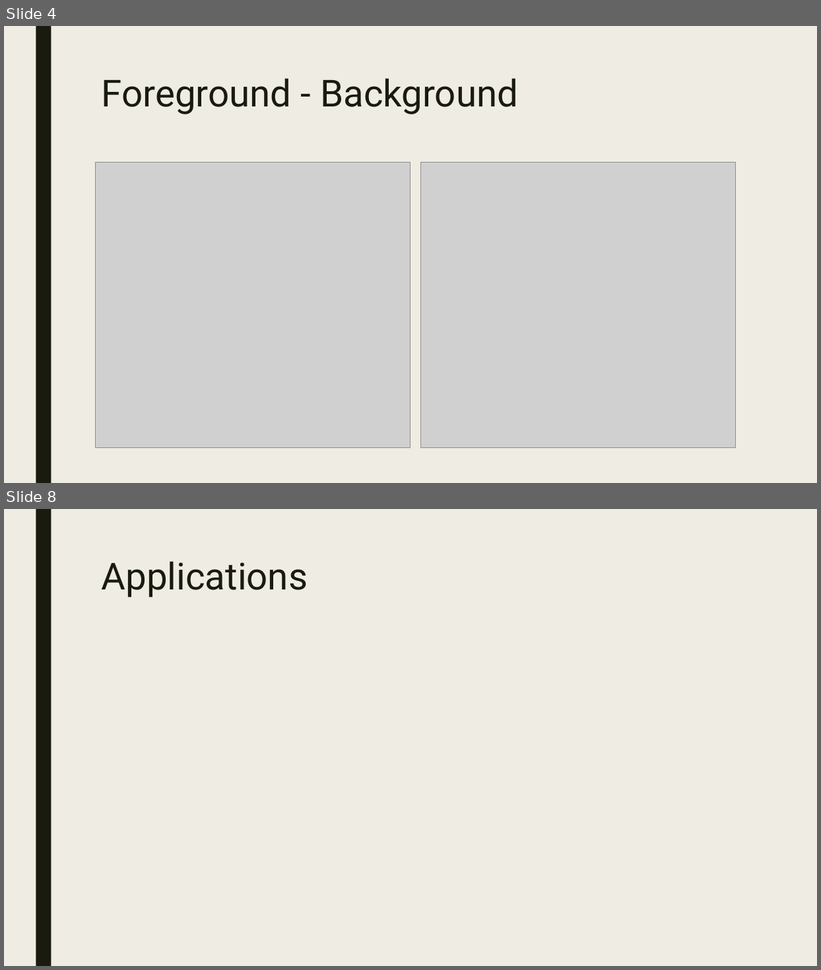
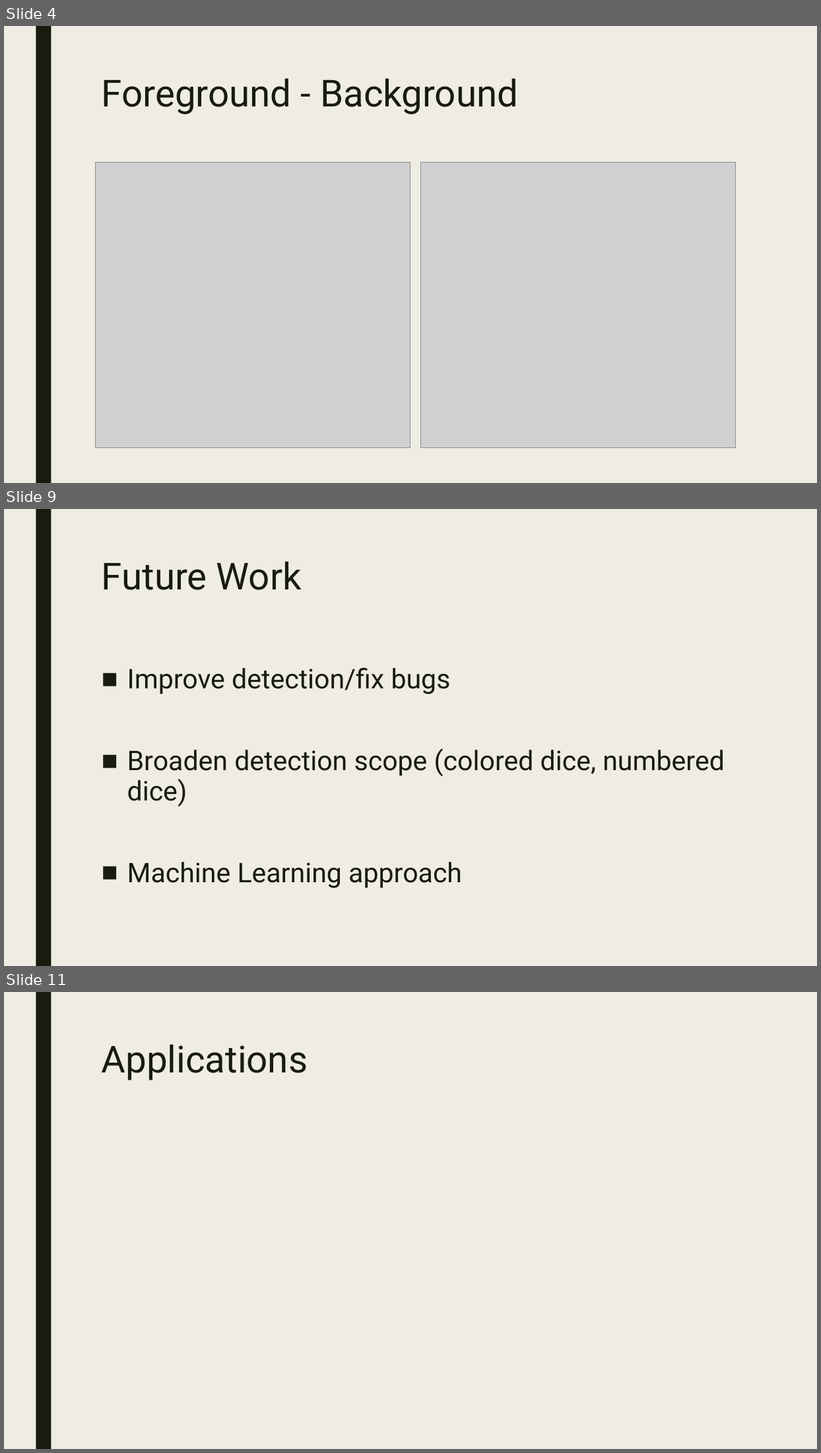
Before and after one commit to JamesMYoung/CS504-MachineVision-Final_Project, a slide deck: Presentation & Poster/Dice Pip Detection.pptx. Shown one above the other, each under a label of ours: slides 4 and 8 before the commit, slides 4, 9 and 11 after it; the slides between them are not shown. The pictures are 821x970 and 821x1453 pixels, drawn with LibreOffice and Linux fonts; fonts in the diff are those of the drawing; grey boxes stand for pictures. Boxes give left, top, right and bottom in pixels: in the first picture for what was removed or moved away, otherwise in the second. Text is boxed around its words. In the diff, an @@ line names an element or a change of style, - is before the commit and + after.

```diff
--- a/Presentation & Poster/Dice Pip Detection.pptx
+++ b/Presentation & Poster/Dice Pip Detection.pptx
@@ slide 9 added at (x1=4, y1=509, x2=817, y2=966), background #EFEDE3; not listed: 1 template element that a slide beside it also shows @@
@@ title added at (x1=102, y1=561, x2=302, y2=590), 44 pt, text #191B0E @@
+Future Work
@@ text added at (x1=127, y1=668, x2=725, y2=889), 32 pt, text #191B0E @@
+■ Improve detection/fix bugs
+■ Broaden detection scope (colored dice, numbered dice)
+■ Machine Learning approach
@@ what was slide 8 is now slide 11 @@
```
Also in this commit, not shown: 2 slides changed, 3 other slides added, 1 slide removed, 1 other file.
